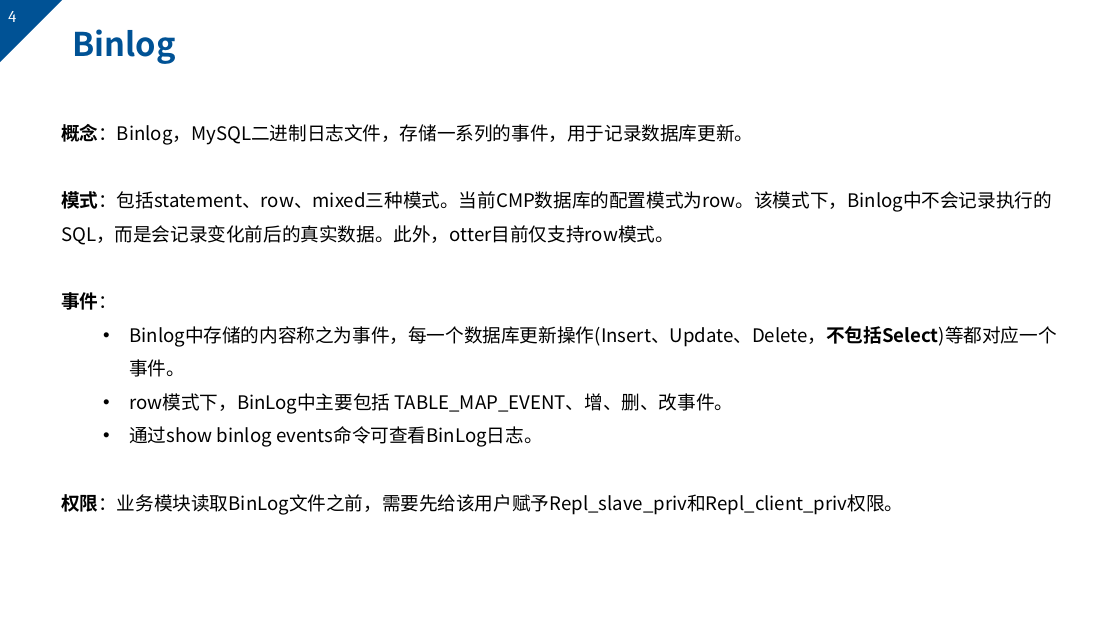
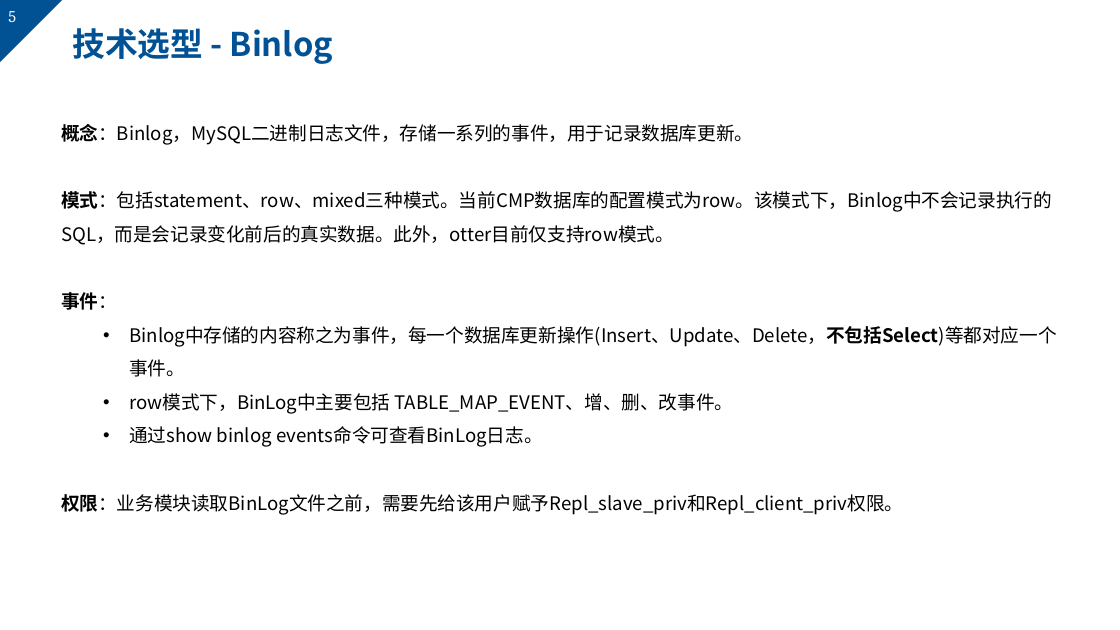
Before and after one commit to markMe1024/coding, a slide deck: slide 5 of MySQL/binlog/后端与UI的webscoket事件机制.pptx (slide 4 before the commit). Drawn at 1120x630 pixels with LibreOffice and Linux fonts; fonts in the diff are those of the drawing; background and template pictures are left out. Boxes give left, top, right and bottom in pixels: in the first picture for what was removed or moved away, otherwise in the second. Text is boxed around its words. In the diff, an @@ line names an element or a change of style, - is before the commit and + after.

```diff
--- a/MySQL/binlog/后端与UI的webscoket事件机制.pptx
+++ b/MySQL/binlog/后端与UI的webscoket事件机制.pptx
@@ page number at [8,11,16,22]: text changed @@
-4
+5
@@ title at [72,28,333,64]: text changed @@
-Binlog
+技术选型 - Binlog
```
Also in this commit, not shown: 13 other slides changed, 8 slides added, 2 slides removed.
